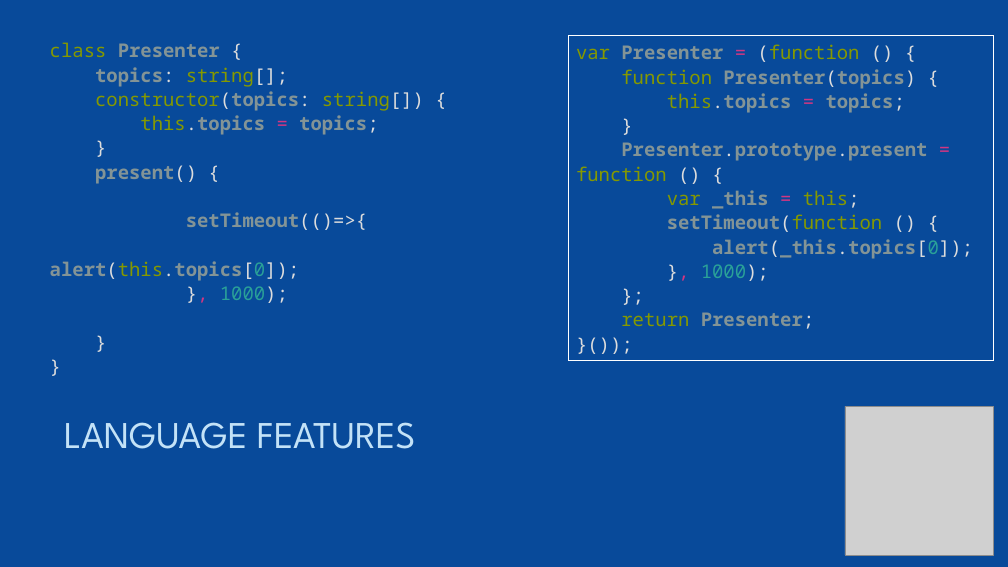
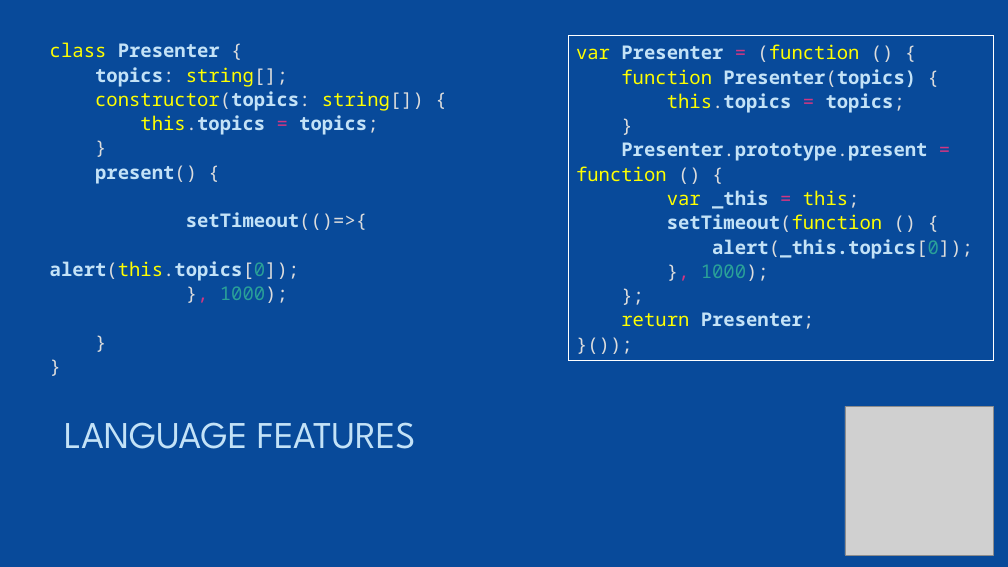
Before and after one commit to chan4lk/k-talk, a slide deck: slide 16 of Deck/typescript_ktalk.pptx (slide 15 before the commit). Drawn at 1008x567 pixels with LibreOffice and Linux fonts; fonts in the diff are those of the drawing; grey boxes stand for pictures. Boxes give left, top, right and bottom in pixels: in the first picture for what was removed or moved away, otherwise in the second. Text is boxed around its words. In the diff, an @@ line names an element or a change of style, - is before the commit and + after.

```diff
--- a/Deck/typescript_ktalk.pptx
+++ b/Deck/typescript_ktalk.pptx
@@ text at [50,42,424,281]: text colour #859900 to #FFFF00 in "class", "string[];", "constructor(topics: string[])", "this.topics" and 1 more places; text colour #839496 to #C3E2F7 in "Presenter", "topics:", "constructor(topics:", "this.topics topics;" and 3 more places @@
@@ text in rectangle at [576,44,973,329]: text colour #859900 to #FFFF00 in "var (function", "function", "this.topics", "function" and 3 more places; text colour #839496 to #C3E2F7 in "Presenter", "Presenter(topics)", "this.topics topics;", "Presenter.prototype.present" and 4 more places; text colour #DCDCDC to #C3E2F7, bold on in "Presenter(topics)", "alert(_this.topics[0]);" @@
```
Also in this commit, not shown: 5 other slides changed, 1 slide added.
